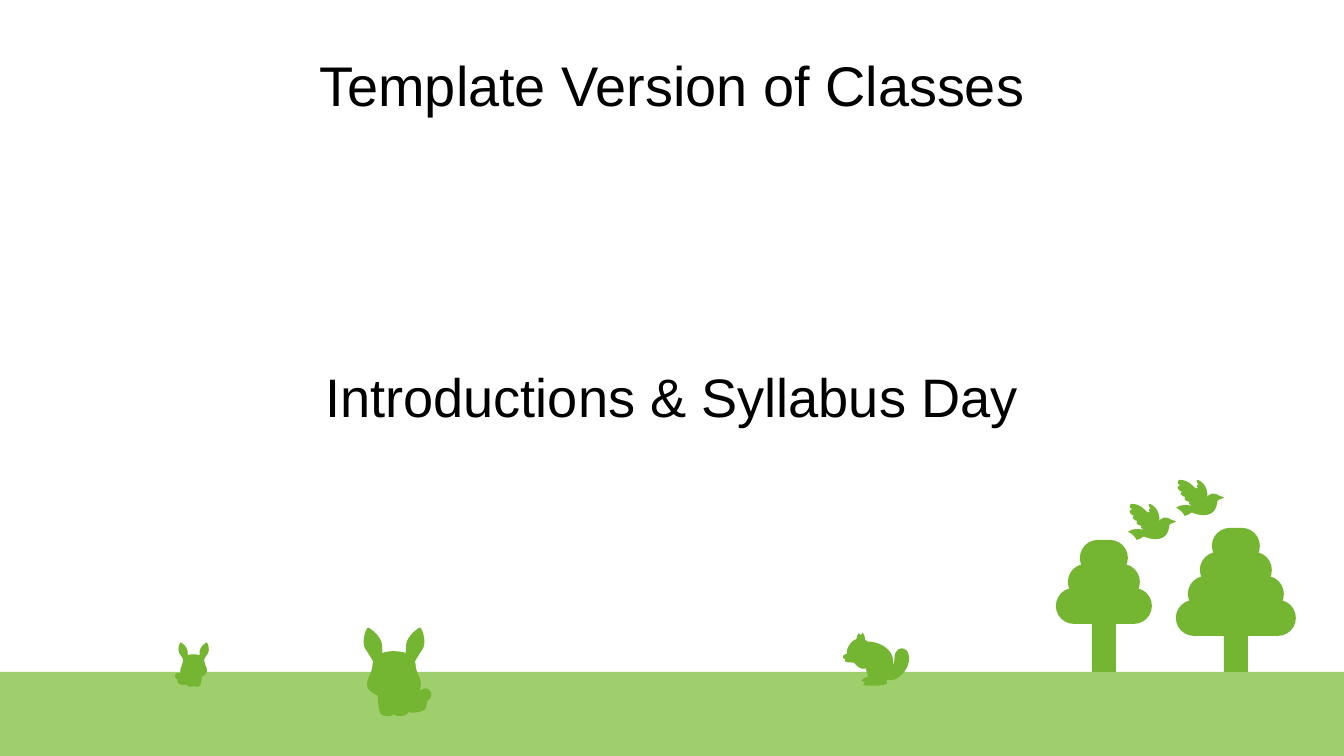
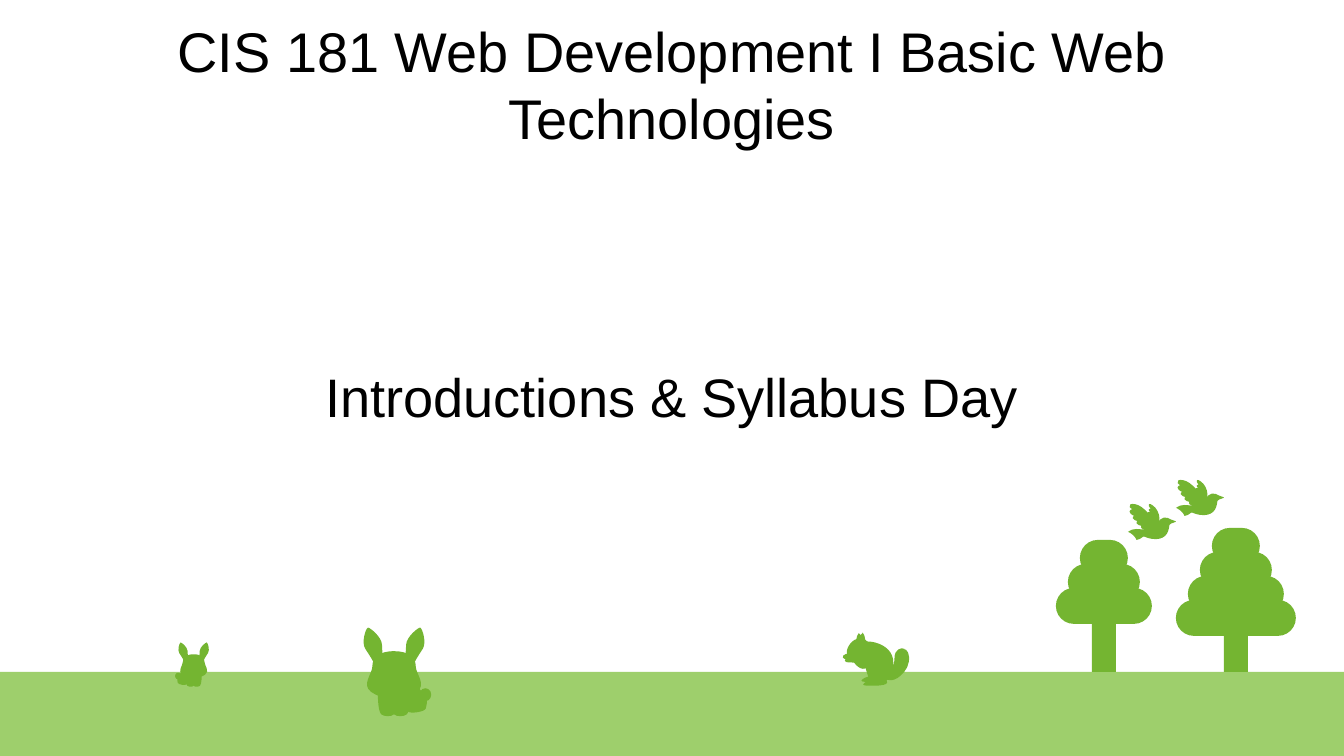
Before and after one commit to xXxSpicyBoiiixXx/CIS-181, a slide deck: slide 1 of Introductions.odp. Drawn at 1344x756 pixels with LibreOffice and Linux fonts; fonts in the diff are those of the drawing. Boxes give left, top, right and bottom in pixels: in the first picture for what was removed or moved away, otherwise in the second. Text is boxed around its words. In the diff, an @@ line names an element or a change of style, - is before the commit and + after.

```diff
--- a/Introductions.odp
+++ b/Introductions.odp
@@ title at [178,31,1166,149]: text changed @@
-Template Version of Classes
+CIS 181 Web Development I Basic Web Technologies
```
Also in this commit, not shown: 2 other slides changed, 2 slides added, 1 slide removed, 6 other files.
